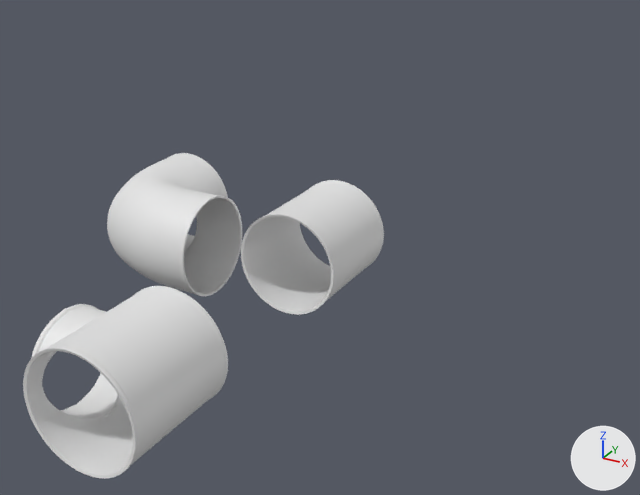
Two versions of the Blender file 3DModels/TUBES.blend, one commit apart.
The view is the same before and after, from a 50 mm camera at (22.4, -24.1, 22.8) aimed at (-5.8, 27.1, -2.8). Arrows for +X, +Y and +Z are at lower right; the lights stay in place.
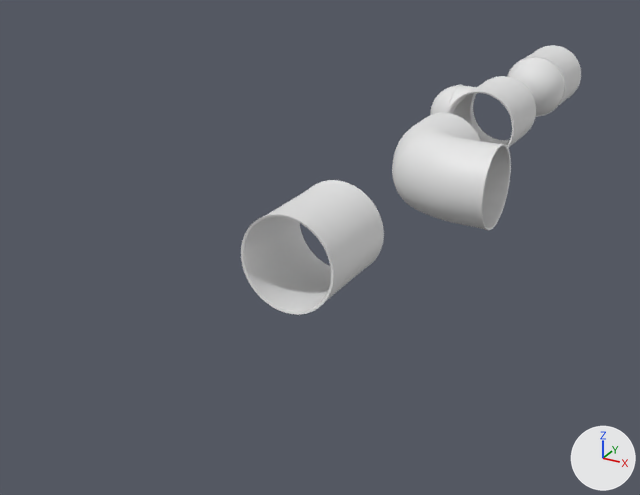
Commit message: Added another tube

What differs and where, as boxes (x1, y1, x2, y2) in the pictures (640 x 495 px):
'Cylinder.001', moved
    before: (23, 286, 228, 479)
    after: (445, 76, 536, 148)
'Cylinder.004', moved
    before: (107, 153, 242, 296)
    after: (392, 113, 511, 230)
'Sphere.001', added
    after: (508, 57, 564, 116)
'Cylinder.005', added
    after: (507, 45, 581, 117)
'Sphere', added
    after: (431, 86, 466, 119)

Edits to the bpy script that builds the scene:
```text
Add me_sphere_001:
    me_sphere_001.from_pydata(...)  # 514 vertices, 544 faces; spans x -2.13..2.13, y -2.13..2.13, z 0.18..2.13
    me_sphere_001.polygons.foreach_set('use_smooth', [True] * 544)
Change ob_cylinder_001:
    ob_cylinder_001.location: (0.0, 0.0, 2.86) -> (0.0, 46.42, 2.86)
Change ob_cylinder_004:
    ob_cylinder_004.location: (-10.76, 15.88, 2.86) -> (0.0, 32.87, 2.86)
Add ob_sphere_001:
    ob_sphere_001 = bpy.data.objects.new('Sphere.001', me_sphere_001)
    ob_sphere_001.location = (0.0, 59.26, 2.86)
    ob_sphere_001.rotation_euler = (1.571, 4.712, 0.0)  # degrees (90, 270, 0)
    ob_sphere_001.scale = (1.32, 1.32, 1.32)
Add ob_cylinder_005:
    ob_cylinder_005 = bpy.data.objects.new('Cylinder.005', me_cylinder.copy())  # the mesh of ob_cylinder
    ob_cylinder_005.location = (0.0, 62.02, 2.86)
    ob_cylinder_005.rotation_euler = (1.571, 0.0, 0.0)  # degrees (90, 0, 0)
    _m = ob_cylinder_005.modifiers.new('Boolean', 'BOOLEAN')
Add ob_sphere:
    ob_sphere = bpy.data.objects.new('Sphere', me_sphere_001.copy())
    ob_sphere.location = (-2.98, 46.42, 2.86)
    ob_sphere.rotation_euler = (0.0, 4.712, 0.0)  # degrees (0, 270, 0)
    ob_sphere.scale = (1.1, 1.1, 1.1)
```
